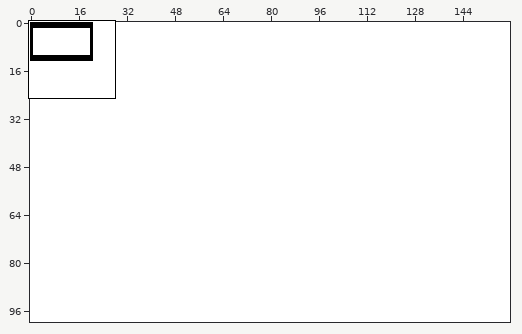
Edited in one commit: sprite sheet (levels/level0.png). The first picture is a wide view before the edit; the outline marks the close-up.
Close-up. Before the edit:
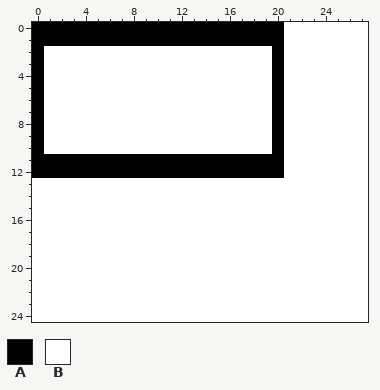
The file is 160x100 pixels. Colours within 5 levels of each other are drawn and written as one. Shown: x 0..27, y 0..24.
Palette (. is transparent): A #000000  B #ffffff
Pixels before, first column x 0:
 0 AAAAAAAAAAAAAAAAAAAAABBBBBBB
 1 AAAAAAAAAAAAAAAAAAAAABBBBBBB
 2 ABBBBBBBBBBBBBBBBBBBABBBBBBB
 3 ABBBBBBBBBBBBBBBBBBBABBBBBBB
 4 ABBBBBBBBBBBBBBBBBBBABBBBBBB
 5 ABBBBBBBBBBBBBBBBBBBABBBBBBB
 6 ABBBBBBBBBBBBBBBBBBBABBBBBBB
 7 ABBBBBBBBBBBBBBBBBBBABBBBBBB
 8 ABBBBBBBBBBBBBBBBBBBABBBBBBB
 9 ABBBBBBBBBBBBBBBBBBBABBBBBBB
10 ABBBBBBBBBBBBBBBBBBBABBBBBBB
11 AAAAAAAAAAAAAAAAAAAAABBBBBBB
12 AAAAAAAAAAAAAAAAAAAAABBBBBBB
13 BBBBBBBBBBBBBBBBBBBBBBBBBBBB
14 BBBBBBBBBBBBBBBBBBBBBBBBBBBB
15 BBBBBBBBBBBBBBBBBBBBBBBBBBBB
16 BBBBBBBBBBBBBBBBBBBBBBBBBBBB
17 BBBBBBBBBBBBBBBBBBBBBBBBBBBB
18 BBBBBBBBBBBBBBBBBBBBBBBBBBBB
19 BBBBBBBBBBBBBBBBBBBBBBBBBBBB
20 BBBBBBBBBBBBBBBBBBBBBBBBBBBB
21 BBBBBBBBBBBBBBBBBBBBBBBBBBBB
22 BBBBBBBBBBBBBBBBBBBBBBBBBBBB
23 BBBBBBBBBBBBBBBBBBBBBBBBBBBB
24 BBBBBBBBBBBBBBBBBBBBBBBBBBBB
The result:
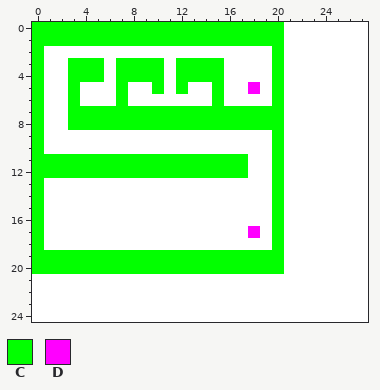
Colours new in this view: C #02ff00  D #ff00ff
Changes in this commit:
{"y":0,"x":0,"old":"AAAAAAAAAAAAAAAAAAAAA","new":"CCCCCCCCCCCCCCCCCCCCC"}
{"y":1,"x":0,"old":"AAAAAAAAAAAAAAAAAAAAA","new":"CCCCCCCCCCCCCCCCCCCCC"}
{"y":2,"x":0,"old":"A","new":"C"}
{"y":2,"x":20,"old":"A","new":"C"}
{"y":3,"x":0,"old":"A","new":"C"}
{"y":3,"x":3,"old":"BBB","new":"CCC"}
{"y":3,"x":7,"old":"BBBB","new":"CCCC"}
{"y":3,"x":12,"old":"BBBB","new":"CCCC"}
{"y":3,"x":20,"old":"A","new":"C"}
{"y":4,"x":0,"old":"A","new":"C"}
{"y":4,"x":3,"old":"BBB","new":"CCC"}
{"y":4,"x":7,"old":"BBBB","new":"CCCC"}
{"y":4,"x":12,"old":"BBBB","new":"CCCC"}
{"y":4,"x":20,"old":"A","new":"C"}
{"y":5,"x":0,"old":"A","new":"C"}
{"y":5,"x":3,"old":"B","new":"C"}
{"y":5,"x":7,"old":"B","new":"C"}
{"y":5,"x":10,"old":"B","new":"C"}
{"y":5,"x":12,"old":"B","new":"C"}
{"y":5,"x":15,"old":"B","new":"C"}
{"y":5,"x":18,"old":"B","new":"D"}
{"y":5,"x":20,"old":"A","new":"C"}
{"y":6,"x":0,"old":"A","new":"C"}
{"y":6,"x":3,"old":"B","new":"C"}
{"y":6,"x":7,"old":"B","new":"C"}
{"y":6,"x":15,"old":"B","new":"C"}
{"y":6,"x":20,"old":"A","new":"C"}
{"y":7,"x":0,"old":"A","new":"C"}
{"y":7,"x":3,"old":"BBBBBBBBBBBBBBBBBA","new":"CCCCCCCCCCCCCCCCCC"}
{"y":8,"x":0,"old":"A","new":"C"}
{"y":8,"x":3,"old":"BBBBBBBBBBBBBBBBBA","new":"CCCCCCCCCCCCCCCCCC"}
{"y":9,"x":0,"old":"A","new":"C"}
{"y":9,"x":20,"old":"A","new":"C"}
{"y":10,"x":0,"old":"A","new":"C"}
{"y":10,"x":20,"old":"A","new":"C"}
{"y":11,"x":0,"old":"AAAAAAAAAAAAAAAAAAAAA","new":"CCCCCCCCCCCCCCCCCCBBC"}
{"y":12,"x":0,"old":"AAAAAAAAAAAAAAAAAAAAA","new":"CCCCCCCCCCCCCCCCCCBBC"}
{"y":13,"x":0,"old":"B","new":"C"}
{"y":13,"x":20,"old":"B","new":"C"}
{"y":14,"x":0,"old":"B","new":"C"}
{"y":14,"x":20,"old":"B","new":"C"}
{"y":15,"x":0,"old":"B","new":"C"}
{"y":15,"x":20,"old":"B","new":"C"}
{"y":16,"x":0,"old":"B","new":"C"}
{"y":16,"x":20,"old":"B","new":"C"}
{"y":17,"x":0,"old":"B","new":"C"}
{"y":17,"x":18,"old":"B","new":"D"}
{"y":17,"x":20,"old":"B","new":"C"}
{"y":18,"x":0,"old":"B","new":"C"}
{"y":18,"x":20,"old":"B","new":"C"}
{"y":19,"x":0,"old":"BBBBBBBBBBBBBBBBBBBBB","new":"CCCCCCCCCCCCCCCCCCCCC"}
{"y":20,"x":0,"old":"BBBBBBBBBBBBBBBBBBBBB","new":"CCCCCCCCCCCCCCCCCCCCC"}
{"label":"changed","picture_box":[32,22,284,274]}
